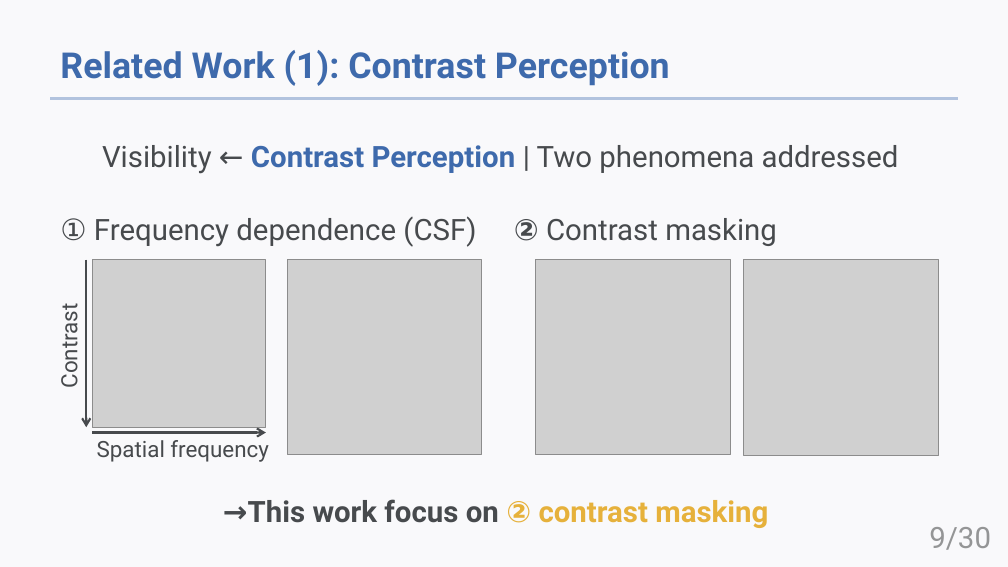
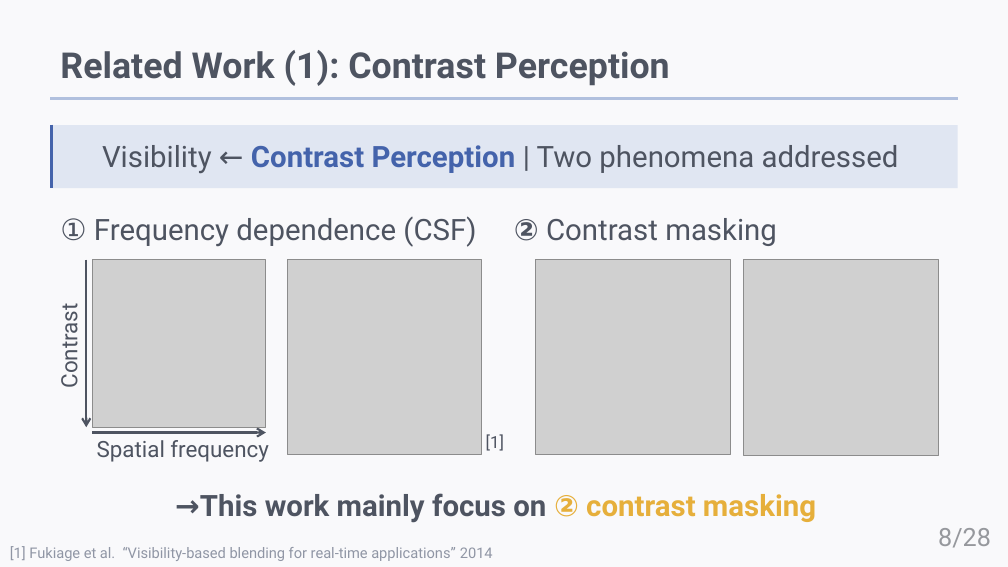
Before and after one commit to HAMADAKAZUKI2423/lab, a slide deck: slide 8 of papers/Rinko2026S/rinko2026S.pptx (slide 9 before the commit). Drawn at 1008x567 pixels with LibreOffice and Linux fonts; fonts in the diff are those of the drawing; grey boxes stand for pictures. Boxes give left, top, right and bottom in pixels: in the first picture for what was removed or moved away, otherwise in the second. Text is boxed around its words. In the diff, an @@ line names an element or a change of style, - is before the commit and + after.

```diff
--- a/papers/Rinko2026S/rinko2026S.pptx
+++ b/papers/Rinko2026S/rinko2026S.pptx
@@ title "Related Work (1): Contrast Perception" at [60, 50, 670, 86]: text colour #3E6AAC to #4E5461 @@
@@ text "Visibility ← Contrast Perception | ..." at [102, 145, 899, 173]: text colour #474A4D to #4E5461 in "Visibility ← | Two phenomena addressed"; text colour #3E6AAC to #4463AB in "Contrast Perception" @@
@@ rectangle added at [50, 125, 958, 188], fill #E0E6F2 @@
@@ line added from (51, 125) to (51, 188), #4463AB 2 pt @@
@@ text colour #474A4D to #4E5461 in 4 elements at [54, 311, 83, 386], [97, 440, 268, 462], [60, 216, 476, 247], [514, 218, 777, 246] @@
@@ arrow (87, 260) - (87, 427): stroke #474A4D 1.5 pt to #4E5461 1.5 pt @@
@@ arrow (92, 432) - (266, 432): stroke #474A4D 1.5 pt to #4E5461 1.5 pt @@
@@ text added at [486, 434, 504, 451], 12 pt, text #4E5461 @@
+[1]
@@ text at [175, 493, 816, 523]: text changed; text colour #474A4D to #4E5461 @@
-→This work focus on ② contrast masking
+→This work mainly focus on ② contrast masking
@@ page number at [938, 528, 991, 548]: text changed; size 21 to 18 pt; text colour #959697 to #97999E @@
-9/30
+8/28
@@ text added at [10, 546, 493, 561], 10.5 pt, text #9096A5 @@
+[1] Fukiage et al. “Visibility-based blending for real-time applications” 2014
```
Also in this commit, not shown: 12 other slides changed, 15 slides added, 12 slides removed, 5 other files.
